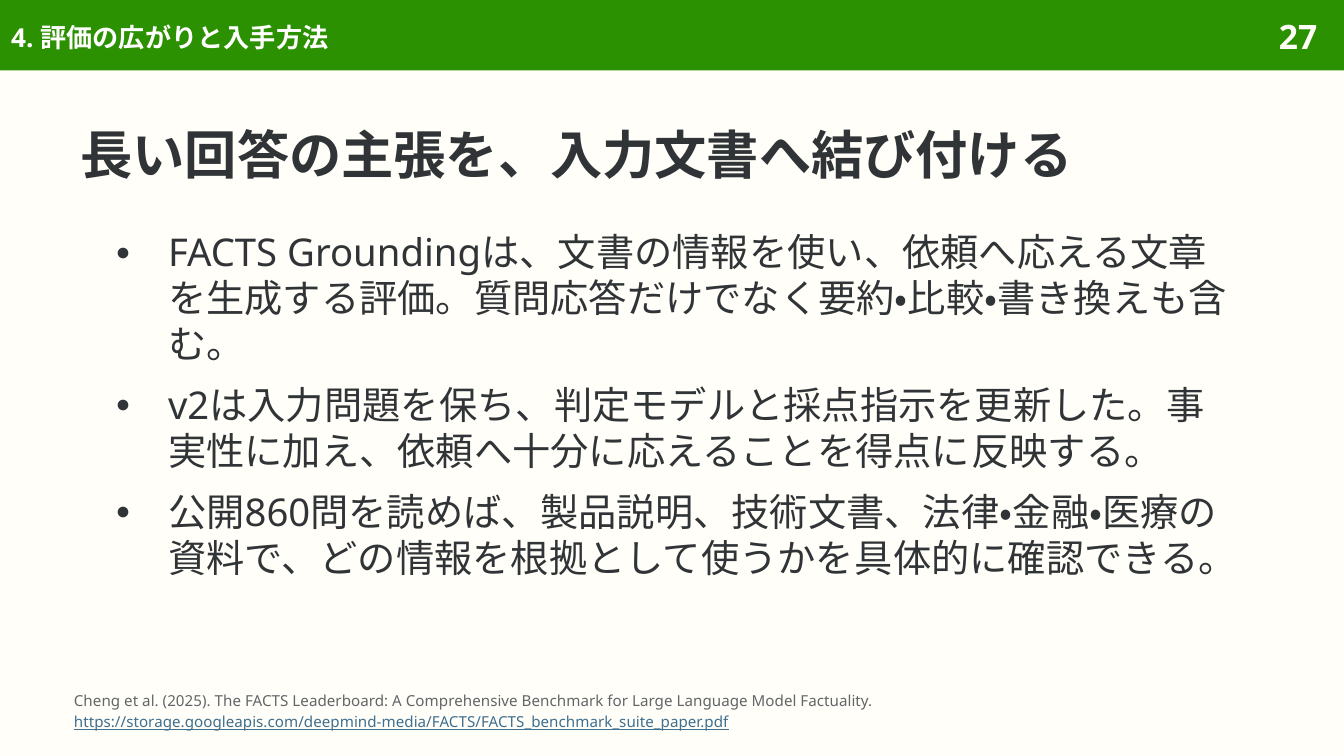
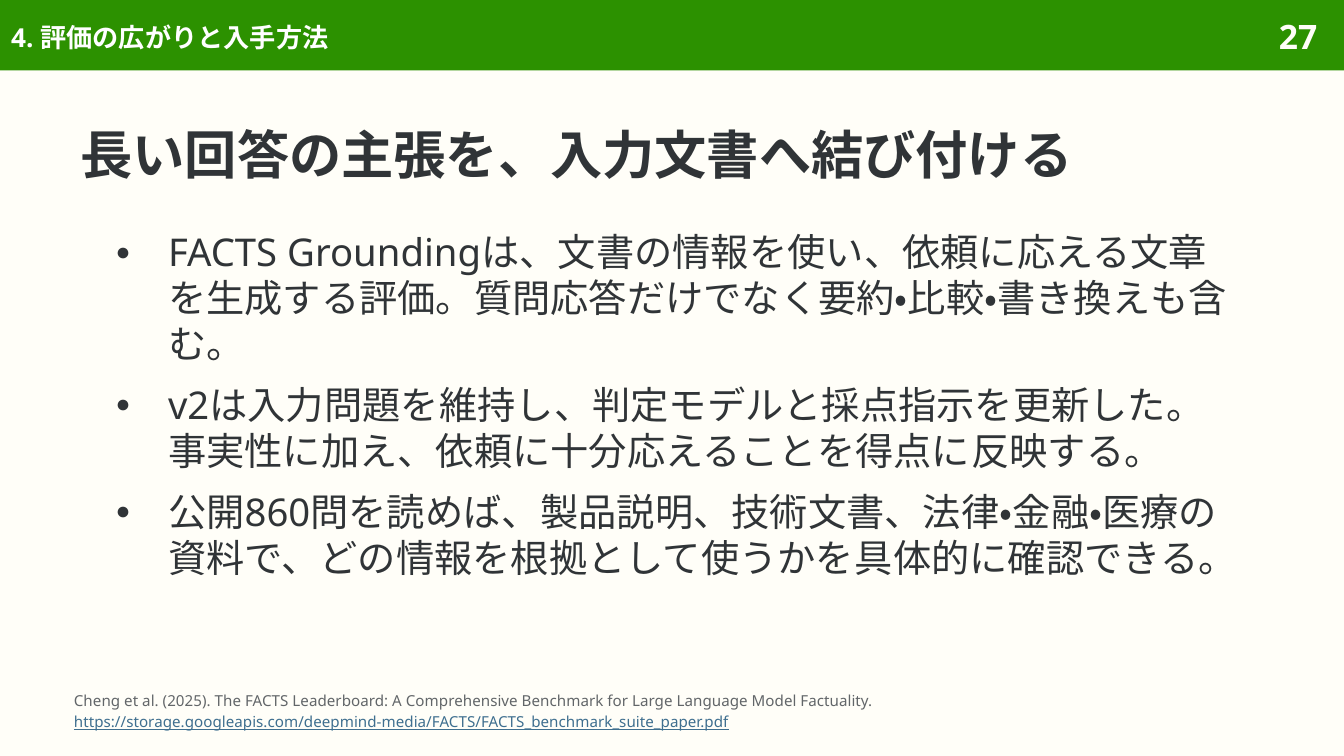
Before and after one commit to sasakiy84/datasets-in-10-minutes, a slide deck: slide 27 of slides/datasets-in-10-minutes-facts-grounding.pptx. Drawn at 1344x756 pixels with LibreOffice and Linux fonts; fonts in the diff are those of the drawing. Boxes give left, top, right and bottom in pixels: in the first picture for what was removed or moved away, otherwise in the second. Text is boxed around its words. In the diff, an @@ line names an element or a change of style, - is before the commit and + after.

Commit message:
Proofread facts-grounding slides page by page with Gemini

```diff
--- a/slides/datasets-in-10-minutes-facts-grounding.pptx
+++ b/slides/datasets-in-10-minutes-facts-grounding.pptx
@@ text at [168,233,1227,468]: text changed @@
-● FACTS Groundingは、文書の情報を使い、依頼へ応える文章を生成する評価。質問応答だけでなく要約・比較・書き換えも含む。
-● v2は入力問題を保ち、判定モデルと採点指示を更新した。事実性に加え、依頼へ十分に応えることを得点に反映する。
+● FACTS Groundingは、文書の情報を使い、依頼に応える文章を生成する評価。質問応答だけでなく要約・比較・書き換えも含む。
+● v2は入力問題を維持し、判定モデルと採点指示を更新した。事実性に加え、依頼に十分応えることを得点に反映する。
```
Also in this commit, not shown: 16 other slides changed, 7 other files.
